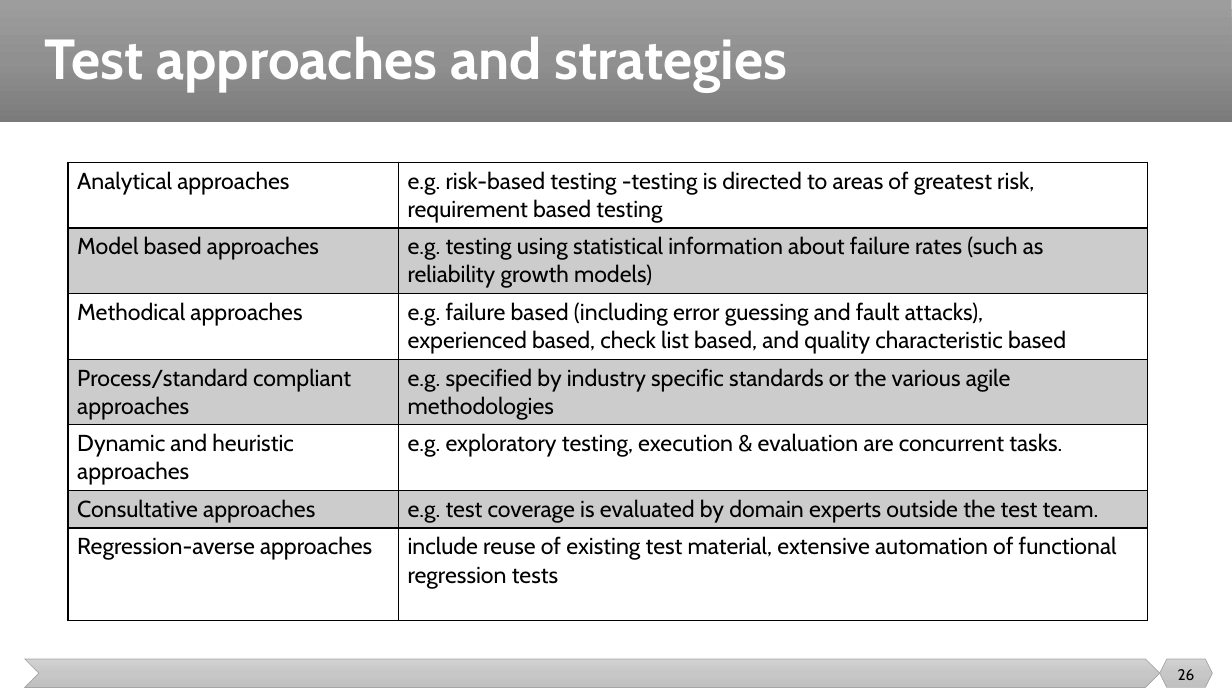
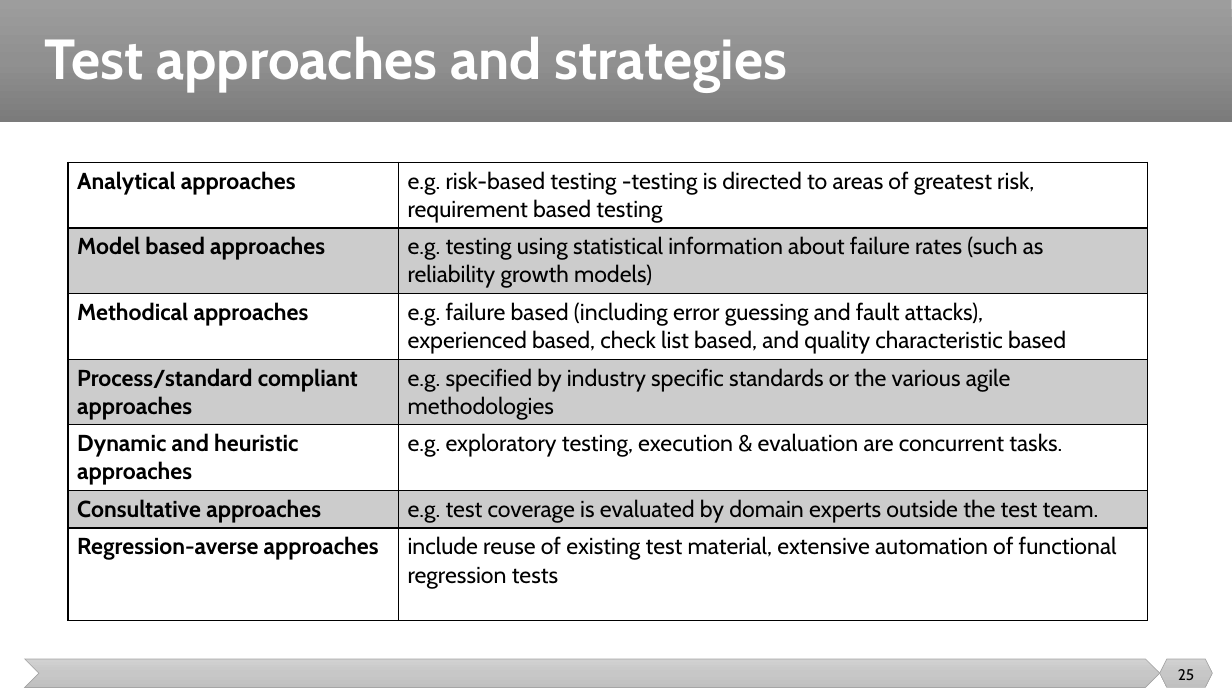
Before and after one commit to malenezi/malenezi, a slide deck: slide 25 of SE401/Lectures/5-Test Management/Test Management.pptx (slide 26 before the commit). Drawn at 1232x693 pixels with LibreOffice and Linux fonts; fonts in the diff are those of the drawing. Boxes give left, top, right and bottom in pixels: in the first picture for what was removed or moved away, otherwise in the second. Text is boxed around its words. In the diff, an @@ line names an element or a change of style, - is before the commit and + after.

```diff
--- a/SE401/Lectures/5-Test Management/Test Management.pptx
+++ b/SE401/Lectures/5-Test Management/Test Management.pptx
@@ table at [68, 162, 1149, 620] @@
@@ bold on in "Analytical approaches", "Model based approaches", "Methodical approaches", "Process/standard compliant approaches" and 3 more places @@
@@ page number at [1178, 669, 1194, 680]: text changed @@
-26
+25
```
Also in this commit, not shown: 6 other slides changed, 1 slide removed, 1 other file.
